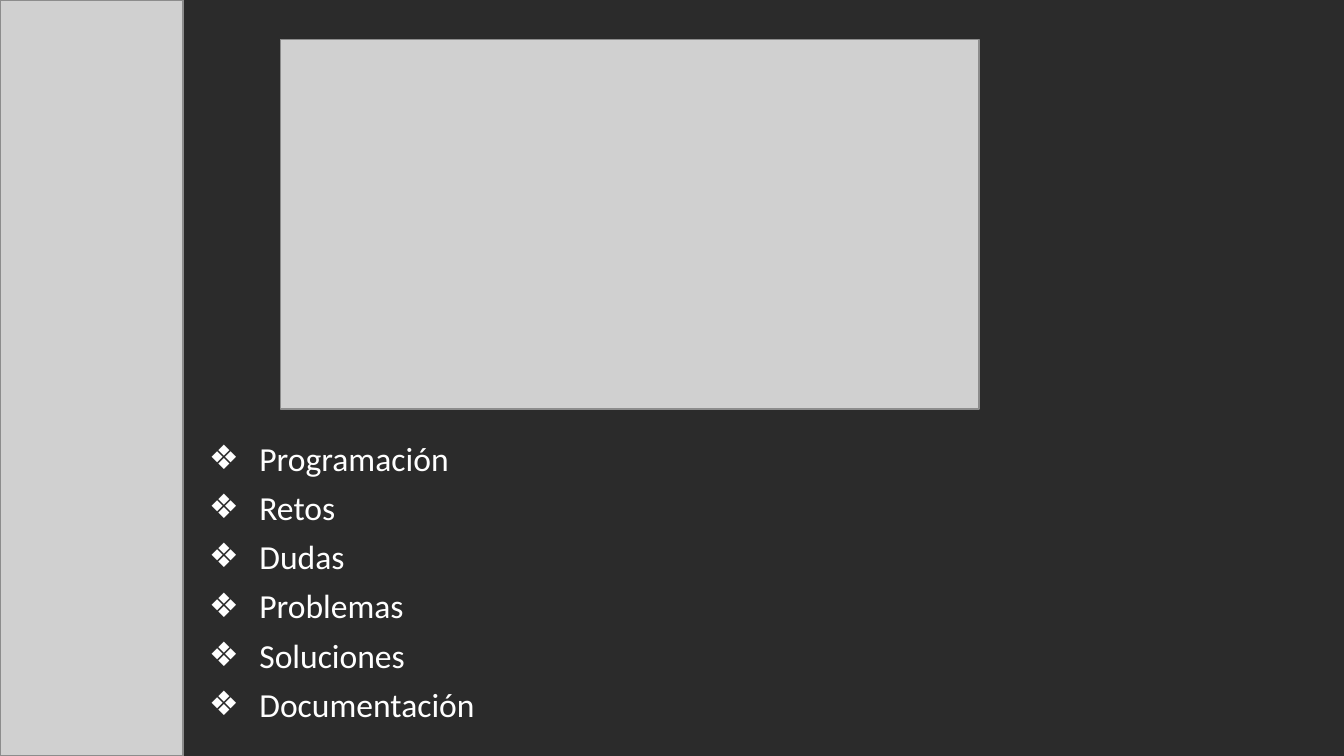
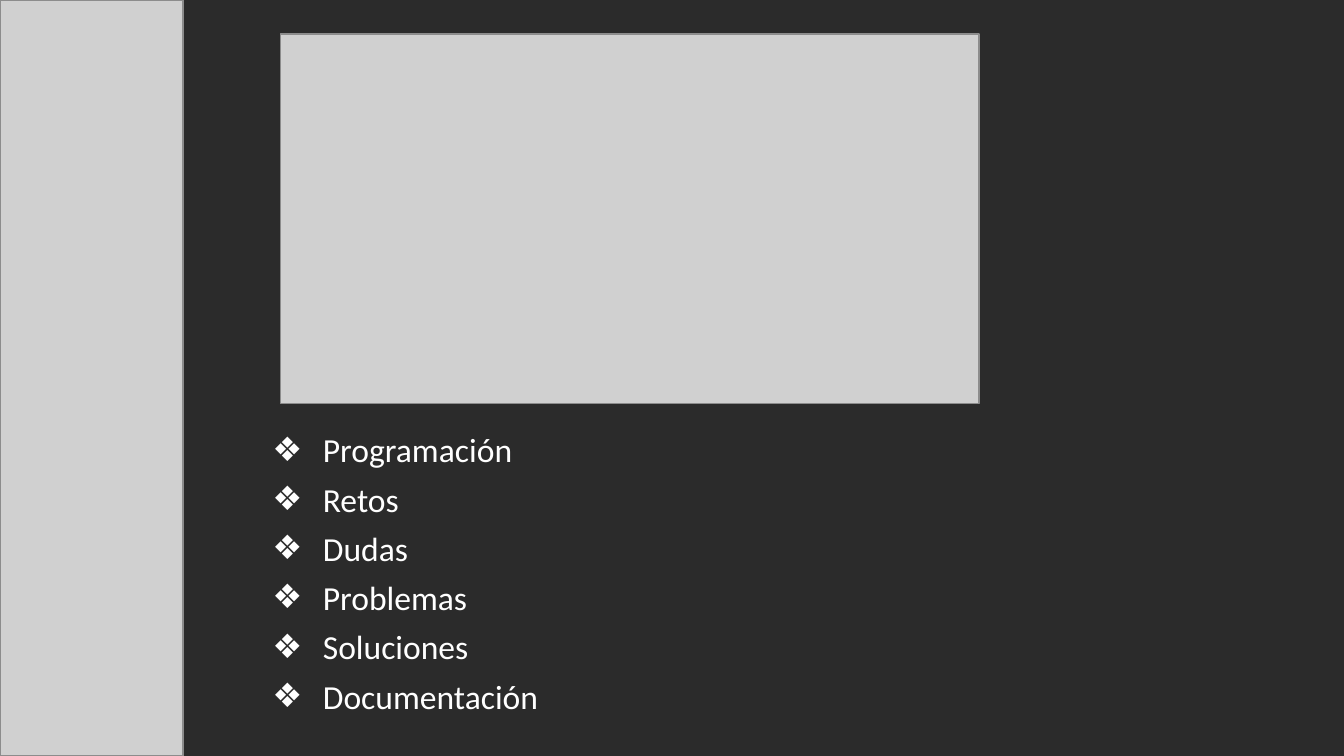
Before and after one commit to Jandycon/PROYECTOAPP, a slide deck: slide 10 of DidaktikApp.pptx. Drawn at 1344x756 pixels with LibreOffice and Linux fonts; fonts in the diff are those of the drawing; grey boxes stand for pictures; background and template pictures are left out; a plain dark background stands for a picture behind light text. Boxes give left, top, right and bottom in pixels: in the first picture for what was removed or moved away, otherwise in the second. Text is boxed around its words. In the diff, an @@ line names an element or a change of style, - is before the commit and + after.

```diff
--- a/DidaktikApp.pptx
+++ b/DidaktikApp.pptx
@@ picture: place and size @@
-picture at [281, 39, 980, 409]
+picture at [281, 34, 980, 403]
@@ text "Programación": place and size @@
-text "Programación" at [259, 448, 474, 718]
+text "Programación" at [323, 439, 538, 710]
```
Also in this commit, not shown: 15 other slides changed.
